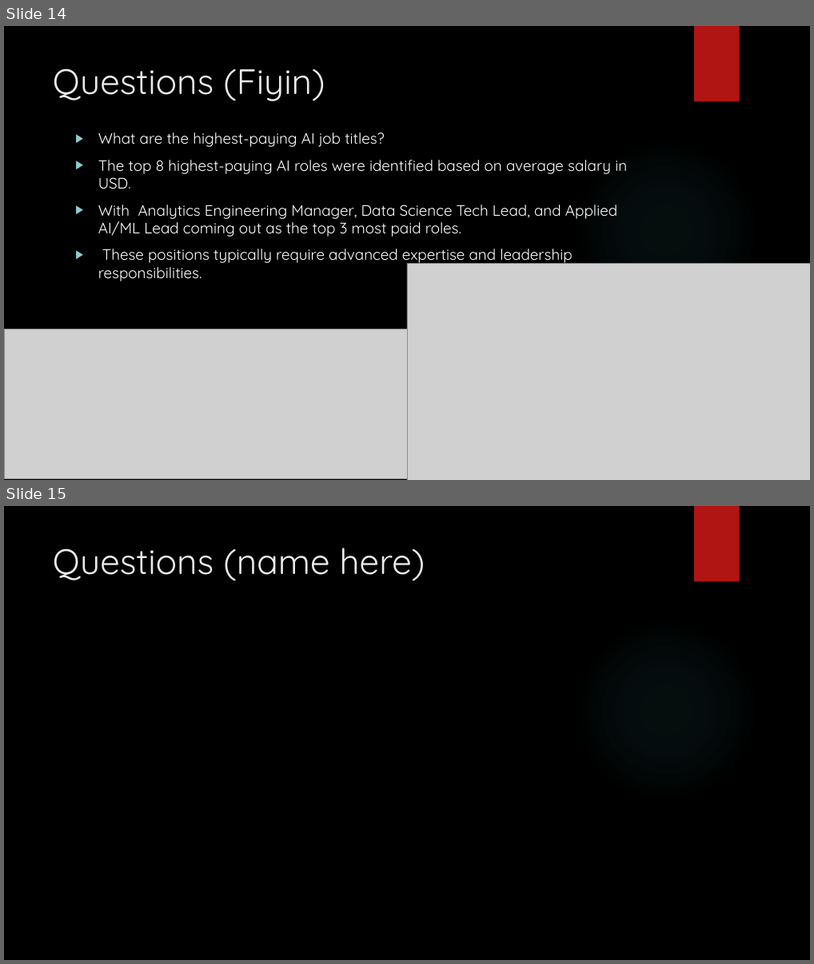
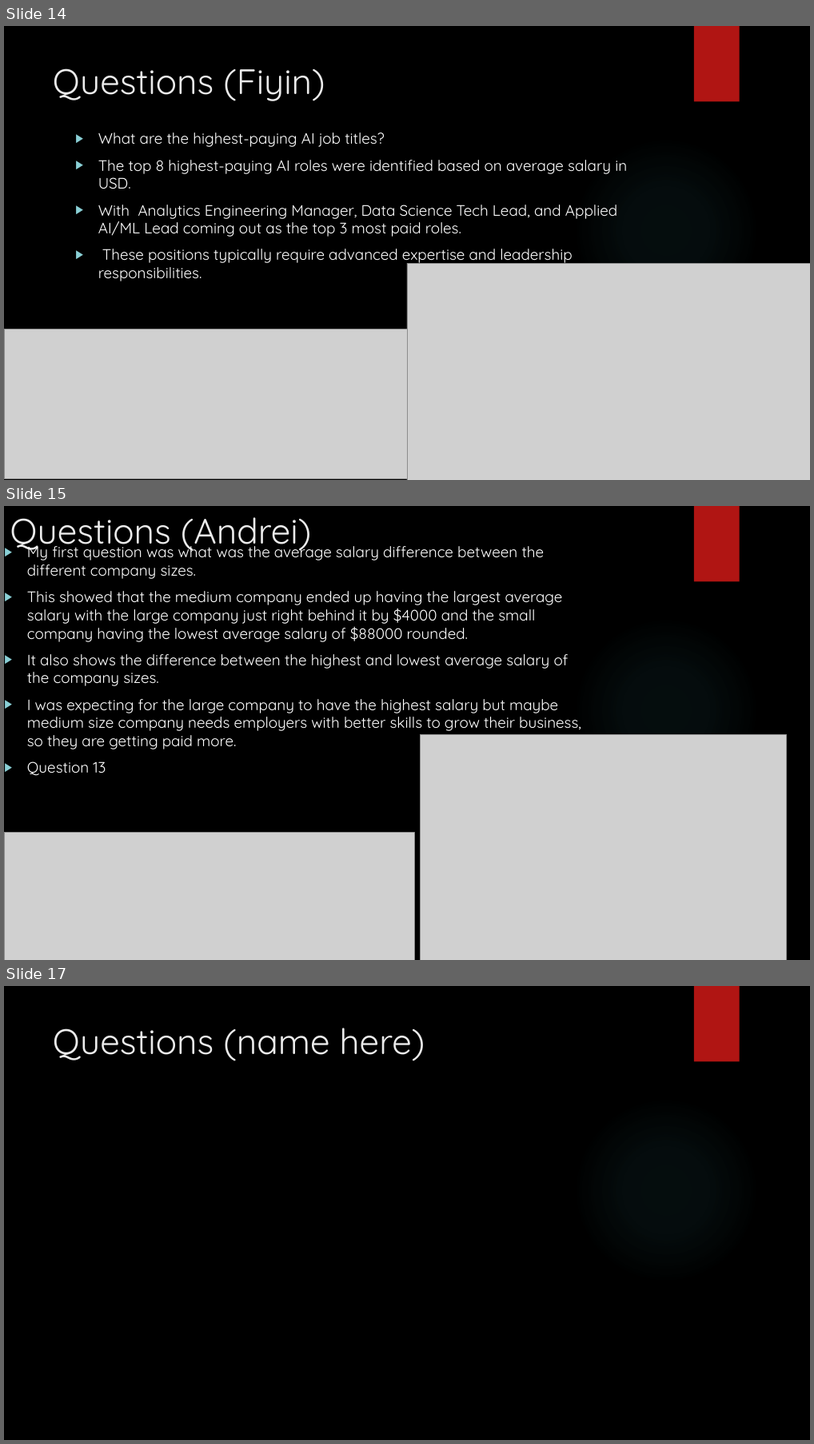
Before and after one commit to csmfduro/salaries, a slide deck: Computer Science Workshop Presentation.pptx. Shown one above the other, each under a label of ours: slides 14 and 15 before the commit, slides 14, 15 and 17 after it; the slides between them are not shown. The pictures are 814x964 and 814x1444 pixels, drawn with LibreOffice and Linux fonts; fonts in the diff are those of the drawing; grey boxes stand for pictures; background and template pictures are left out. Boxes give left, top, right and bottom in pixels: in the first picture for what was removed or moved away, otherwise in the second. Text is boxed around its words. In the diff, an @@ line names an element or a change of style, - is before the commit and + after.

```diff
--- a/Computer Science Workshop Presentation.pptx
+++ b/Computer Science Workshop Presentation.pptx
@@ slide 15 added at box(4, 506, 810, 960), background picture (left out); not listed: 2 template elements that a slide beside it also shows @@
@@ title added at box(10, 517, 312, 554), 42 pt, text #EBEBEB @@
+Questions (Andrei)
@@ text added at box(27, 541, 582, 776), 18 pt, text #FFFFFF @@
+▶ My first question was what was the average salary difference between the different company sizes.
+▶ This showed that the medium company ended up having the largest average salary with the large company just right behind it by $4000 and the small company having the lowest average salary of $88000 rounded.
+▶ It also shows the difference between the highest and lowest average salary of the company sizes.
+▶ I was expecting for the large company to have the highest salary but maybe medium size company needs employers with better skills to grow their business, so they are getting paid more.
+▶ Question 13
@@ picture added at box(421, 735, 787, 960) @@
@@ picture added at box(5, 832, 414, 960) @@
@@ what was slide 15 is now slide 17 @@
```
Also in this commit, not shown: 1 slide changed, 1 other slide added, 2 slides removed.
